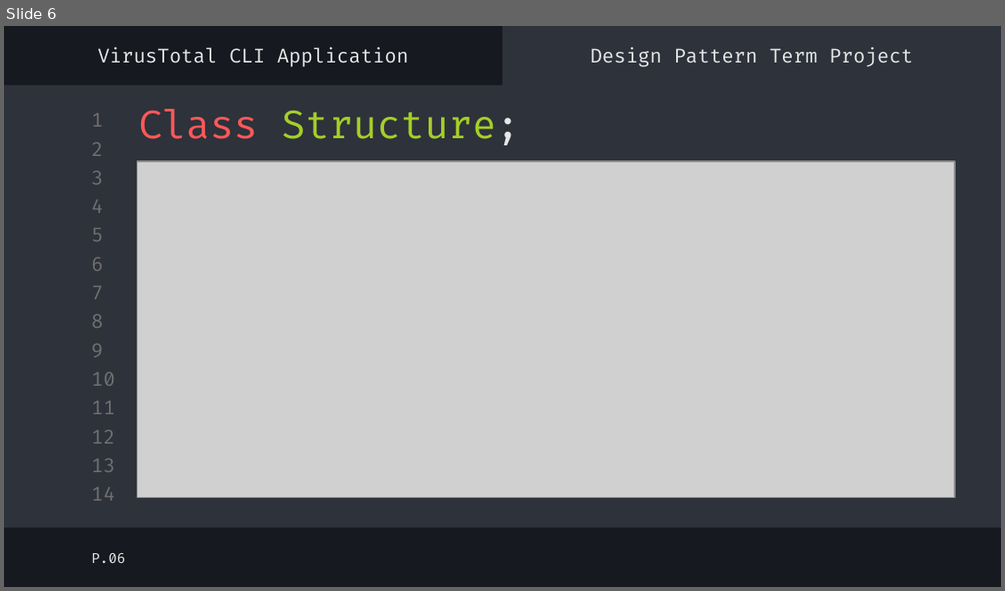
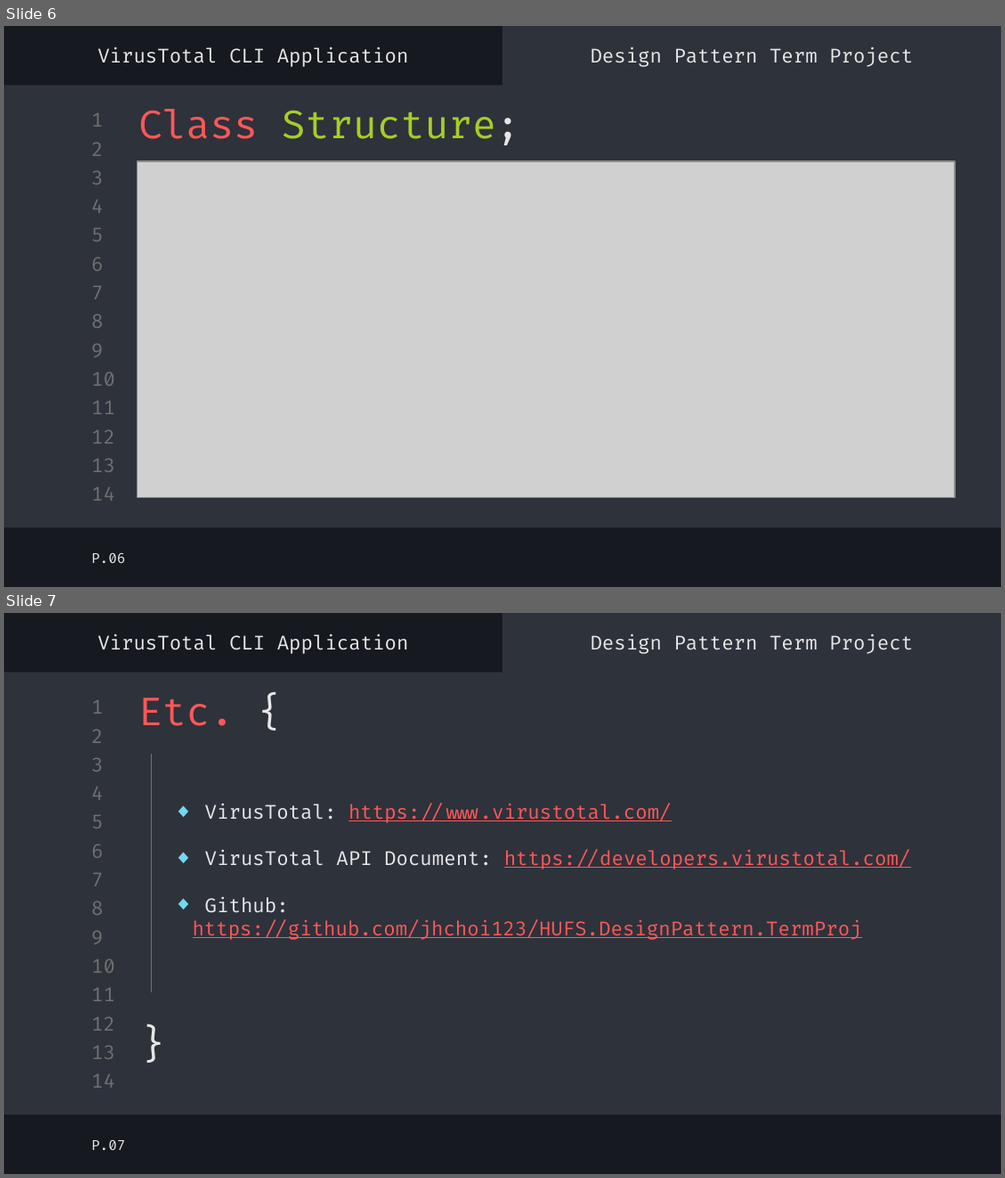
Before and after one commit to RFLXN/HUFS.DesignPattern.TermProj, a slide deck: document/design_01.pptx. Shown one above the other, each under a label of ours: slide 6 before the commit, slides 6 and 7 after it. The pictures are 1005x591 and 1005x1178 pixels, drawn with LibreOffice and Linux fonts; fonts in the diff are those of the drawing; grey boxes stand for pictures. Boxes give left, top, right and bottom in pixels: in the first picture for what was removed or moved away, otherwise in the second. Text is boxed around its words. In the diff, an @@ line names an element or a change of style, - is before the commit and + after.

Commit message:
Initial commit

```diff
--- a/document/design_01.pptx
+++ b/document/design_01.pptx
@@ slide 7 added at (4,613,1001,1174), background #16191F; not listed: 16 template elements that a slide beside it also shows @@
@@ text added at (97,633,409,654), 14 pt, text #E7E7E7 @@
+VirusTotal CLI Application
@@ text added at (591,634,913,654), 14 pt, text #E7E7E7 @@
+Design Pattern Term Project
@@ title added at (138,698,234,726), 28 pt, text #FF5858 @@
+Etc. {
@@ line added from (152, 754) to (152, 992), #707070 0.75 pt @@
@@ text added at (193,803,911,940), 14 pt, text #FF5858, underline @@
+◆ VirusTotal: https://www.virustotal.com/
+◆ VirusTotal API Document: https://developers.virustotal.com/
+◆ Github: https://github.com/jhchoi123/HUFS.DesignPattern.TermProj
@@ text added at (131,1009,171,1068), 28 pt, text #E7E7E7 @@
+}
@@ subtitle added at (91,1140,125,1150), 10 pt, text #E7E7E7 @@
+P.07
```
